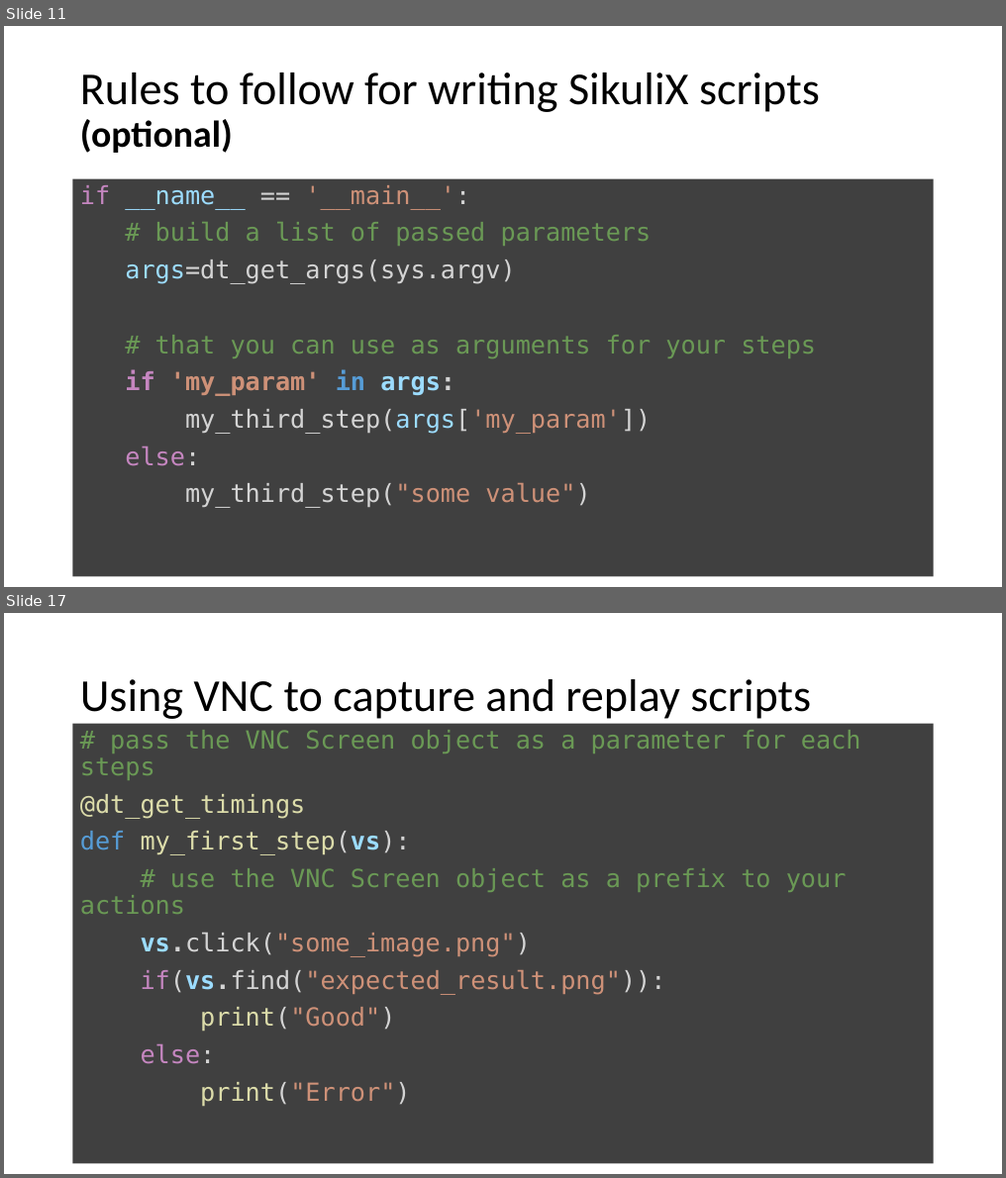
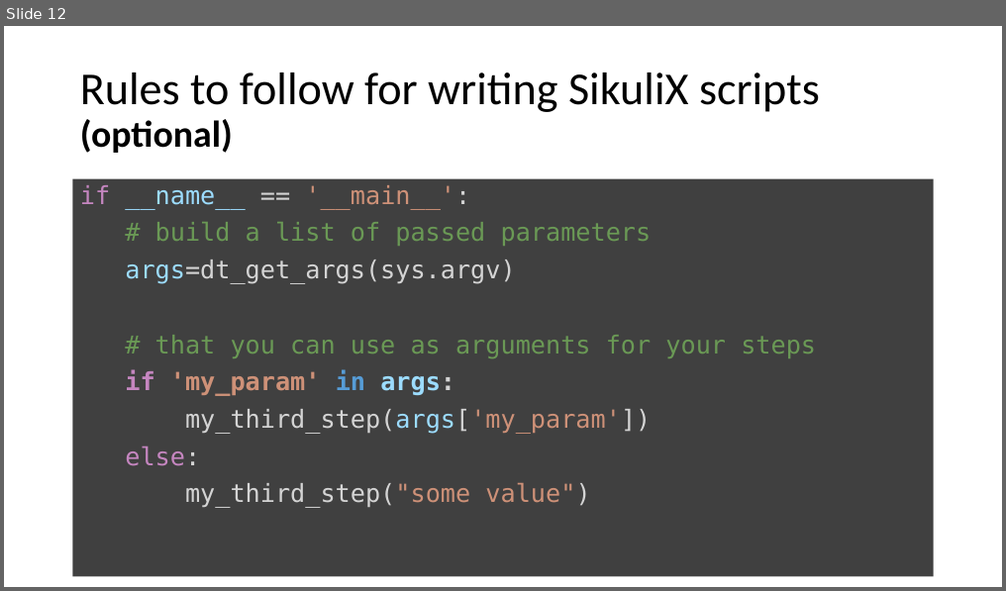
Before and after one commit to LO-RAN/dt_sikulix_bridge, a slide deck: documentation/dt_sikulix_bridge.pptx. Shown one above the other, each under a label of ours: slides 11 and 17 before the commit, slide 12 after it; the slides between them are not shown. The pictures are 1006x1178 and 1006x591 pixels, drawn with LibreOffice and Linux fonts; fonts in the diff are those of the drawing. Boxes give left, top, right and bottom in pixels: in the first picture for what was removed or moved away, otherwise in the second. Text is boxed around its words. In the diff, an @@ line names an element or a change of style, - is before the commit and + after.

```diff
--- a/documentation/dt_sikulix_bridge.pptx
+++ b/documentation/dt_sikulix_bridge.pptx
@@ slide 17 removed at (4, 613, 1002, 1174), background #FFFFFF @@
@@ title removed at (80, 679, 811, 719) @@
-Using VNC to capture and replay scripts
@@ text removed at (73, 724, 934, 1164) @@
-# pass the VNC Screen object as a parameter for each steps
-@dt_get_timings
-def my_first_step(vs):
-# use the VNC Screen object as a prefix to your actions
-vs.click("some_image.png")
-if(vs.find("expected_result.png")):
-print("Good")
-else:
-print("Error")
@@ what was slide 11 is now slide 12 @@
```
Also in this commit, not shown: 10 slides changed, 2 slides added, 3 other slides removed.
